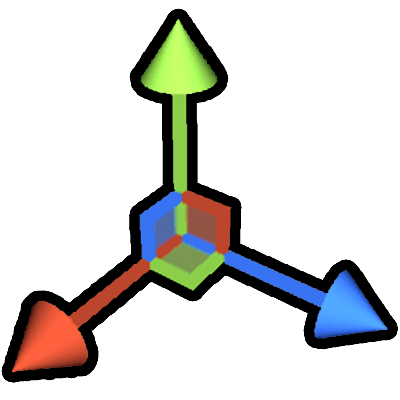
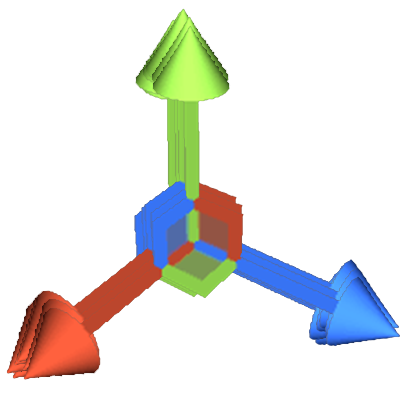
Layered file, before and after one edit (400 x 400). Changes by layer:
added layer "Layer 1" above "position-handle-model-adjustment copy 12" over [6, 8, 400, 380]
added layer "position-handle-model-adjustment copy 12" above "position-handle-model-adjustment copy 11" over [23, 25, 400, 380]
added layer "position-handle-model-adjustment copy 11" above "position-handle-model-adjustment copy 10" over [22, 16, 399, 371]
added layer "position-handle-model-adjustment copy 10" above "position-handle-model-adjustment copy 9" over [16, 8, 393, 363]
added layer "position-handle-model-adjustment copy 9" above "position-handle-model-adjustment copy 8" over [13, 11, 390, 366]
added layer "position-handle-model-adjustment copy 8" above "position-handle-model-adjustment copy 7" over [6, 19, 383, 374]
added layer "position-handle-model-adjustment copy 7" above "position-handle-model-adjustment copy 6" over [12, 24, 389, 379]
added layer "position-handle-model-adjustment copy 6" above "position-handle-model-adjustment copy 5" over [12, 19, 389, 374]
added layer "position-handle-model-adjustment copy 5" above "position-handle-model-adjustment copy 4" over [15, 16, 392, 371]
added layer "position-handle-model-adjustment copy 4" above "position-handle-model-adjustment copy 3" over [13, 14, 390, 369]
added layer "position-handle-model-adjustment copy 3" above "position-handle-model-adjustment copy 2" over [11, 16, 388, 371]
added layer "position-handle-model-adjustment copy 2" above "position-handle-model-adjustment copy" over [9, 18, 386, 373]
added layer "position-handle-model-adjustment copy" above "position-handle-model-adjustment" over [11, 18, 388, 373]
